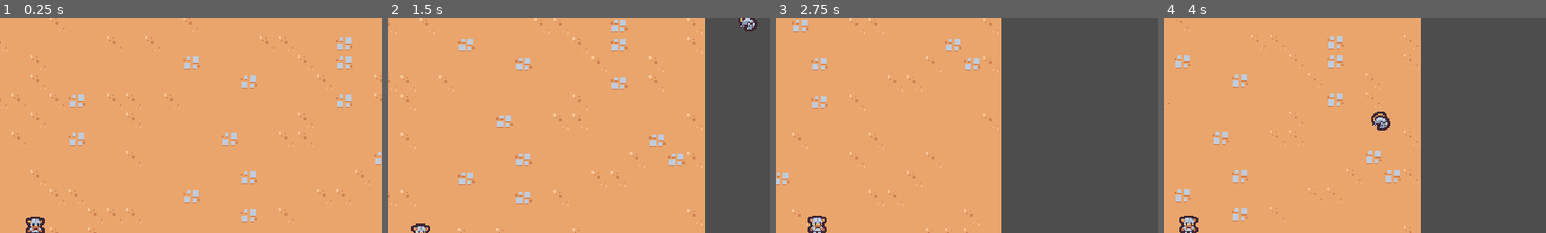
Above: before the commit, frames 1-4 (left to right).
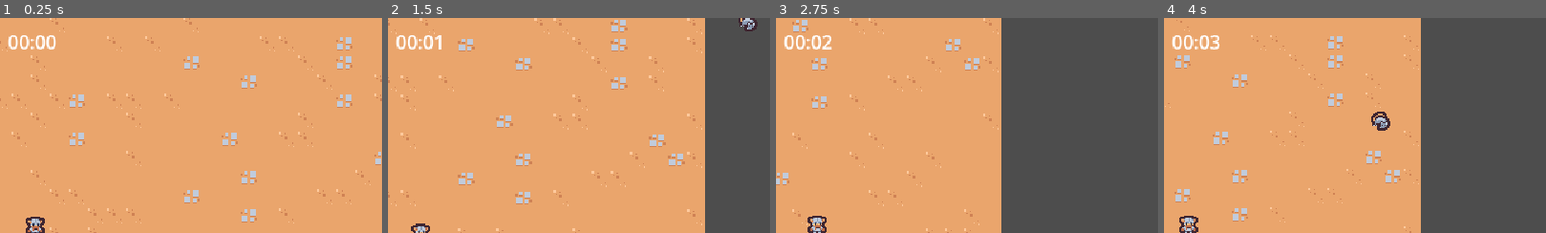
Above: after the commit, the same moments.

Repository: eddamazioribeiro/godot-survival-game
Game: Godot game, scene res://scenes/main/main.tscn
The game is run twice, just before and just after one commit, with the same random seed, the same clock (stepped at 60 frames per second) and the same inputs.
Inputs:
- Up to frame 1 (0.25 s): no input
- Up to frame 2 (1.5 s): hold D (move_right) 0.53-1.28 s; hold S (move_down) from 1.28 s (still down)
- Up to frame 3 (2.75 s): release S (move_down) at 2.03 s; hold D (move_right) from 2.03 s (still down)
- Up to frame 4 (4 s): release D (move_right) at 2.78 s; hold W (move_up) 2.78-3.53 s; hold A (move_left) from 3.53 s (still down)
The pictures show only the part of the screen within x 46-96%, y 0-50%; the shares and areas given below are measured in that part.

The runs differ from the first frame. In frame 1, 0.5% of the frame differs, in the area x 2-15%, y 8-15%; in frame 2, 0.4%; in frame 3, 0.5%; in frame 4, 0.5%.

Commit message:
Adds time manager and time UI

Diff:
--- a/scenes/main/main.tscn
+++ b/scenes/main/main.tscn
@@ -1,11 +1,18 @@
-[gd_scene load_steps=5 format=4 uid="uid://ciljvhhsvm3x7"]
+[gd_scene load_steps=7 format=4 uid="uid://ciljvhhsvm3x7"]
 
+[ext_resource type="PackedScene" uid="uid://dhwx4dujntyjt" path="res://scenes/ui/arena_time_ui.tscn" id="1_6q06x"]
 [ext_resource type="PackedScene" uid="uid://8q188tbu3fd6" path="res://scenes/player/player.tscn" id="1_hyk8p"]
 [ext_resource type="TileSet" uid="uid://cxo85x1vgf74i" path="res://resources/tileset.tres" id="1_iuonh"]
 [ext_resource type="PackedScene" uid="uid://6ssjiotokl2n" path="res://scenes/game_camera/game_camera.tscn" id="1_k2fmo"]
 [ext_resource type="PackedScene" uid="uid://bs3j7i41ul4pp" path="res://scenes/manager/enemy_manager.tscn" id="1_l3cfh"]
+[ext_resource type="PackedScene" uid="uid://dod1oumf6fl2r" path="res://scenes/manager/arena_time_manager.tscn" id="2_ow5a4"]
 
 [node name="Main" type="Node"]
+
+[node name="ArenaTimeUI" parent="." node_paths=PackedStringArray("arena_time_manager") instance=ExtResource("1_6q06x")]
+arena_time_manager = NodePath("../ArenaTimeManager")
+
+[node name="ArenaTimeManager" parent="." instance=ExtResource("2_ow5a4")]
 
 [node name="EnemyManager" parent="." instance=ExtResource("1_l3cfh")]
 
--- /dev/null
+++ b/scenes/manager/arena_time_manager.gd
@@ -0,0 +1,6 @@
+extends Node
+
+@onready var timer = $Timer
+
+func get_time_elapsed():
+	return timer.wait_time - timer.time_left
--- /dev/null
+++ b/scenes/manager/arena_time_manager.tscn
@@ -0,0 +1,11 @@
+[gd_scene load_steps=2 format=3 uid="uid://dod1oumf6fl2r"]
+
+[ext_resource type="Script" uid="uid://xeeb3hjb74nm" path="res://scenes/manager/arena_time_manager.gd" id="1_h76kk"]
+
+[node name="ArenaTimeManager" type="Node"]
+script = ExtResource("1_h76kk")
+
+[node name="Timer" type="Timer" parent="."]
+wait_time = 60.0
+one_shot = true
+autostart = true
--- /dev/null
+++ b/scenes/ui/arena_time_ui.gd
@@ -0,0 +1,16 @@
+extends CanvasLayer
+
+@export var arena_time_manager: Node
+@onready var label = $%Label
+
+func _process(delta):
+	if arena_time_manager == null: return
+
+	var time_elapsed = arena_time_manager.get_time_elapsed()
+	label.text = format_seconds_to_string(time_elapsed)
+
+func format_seconds_to_string(seconds: float):
+	var minutes = floor(seconds / 60)
+	var remaining_seconds = seconds - (minutes * 60)
+
+	return ("%02d" % floor(minutes)) + ":" + ("%02d" % floor(remaining_seconds))
--- /dev/null
+++ b/scenes/ui/arena_time_ui.tscn
@@ -0,0 +1,21 @@
+[gd_scene load_steps=2 format=3 uid="uid://dhwx4dujntyjt"]
+
+[ext_resource type="Script" uid="uid://cjr0dqwgtgc4p" path="res://scenes/ui/arena_time_ui.gd" id="1_oa7xr"]
+
+[node name="ArenaTimeUI" type="CanvasLayer"]
+script = ExtResource("1_oa7xr")
+
+[node name="MarginContainer" type="MarginContainer" parent="."]
+anchors_preset = 15
+anchor_right = 1.0
+anchor_bottom = 1.0
+grow_horizontal = 2
+grow_vertical = 2
+mouse_filter = 2
+theme_override_constants/margin_top = 8
+
+[node name="Label" type="Label" parent="MarginContainer"]
+unique_name_in_owner = true
+layout_mode = 2
+size_flags_horizontal = 4
+size_flags_vertical = 0
Not shown, added: scenes/manager/arena_time_manager.gd.uid
Not shown, added: scenes/ui/arena_time_ui.gd.uid
